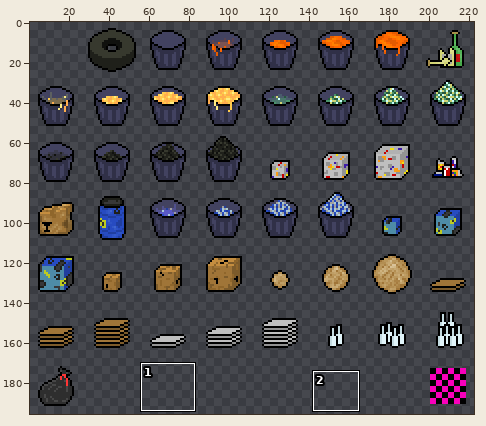
Sprite sheet -- assets/items.png. Above, an overview of the earlier version with the close-up marked.
Close-up. As it was:
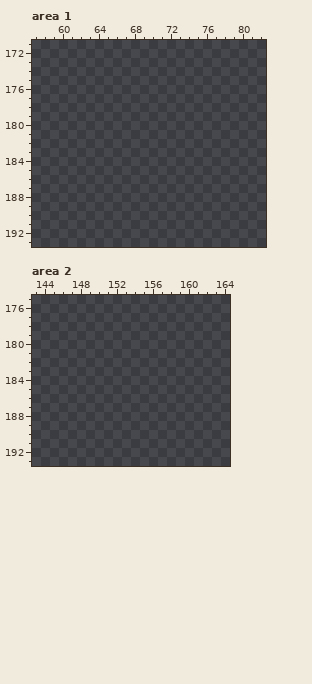
The file is 448x392 pixels, drawn in blocks of 2x2; one block is one cell here. Colours within 5 levels of each other are drawn and written as one. Shown: area 1: x 57..82, y 171..193; area 2: x 143..164, y 175..193. The wide view leaves out empty margins. The commit also changed other parts of the picture, which this record leaves out.
Palette (. is transparent): 
New version:
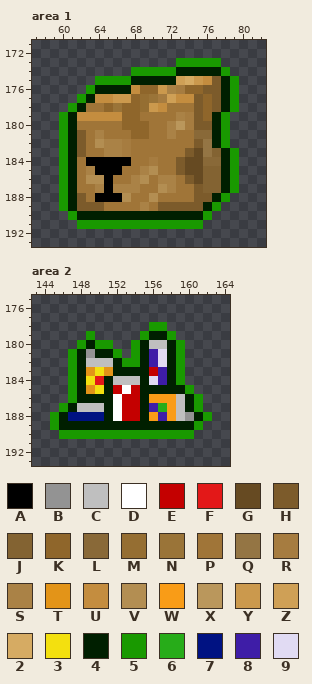
Colours new in this view: A #000000  B #939393  C #bfbfbf  D #ffffff  E #c40000  F #e31818  G #664a22  H #7c5b2b  J #836332  K #8f662b  L #896938  M #956e32  N #9a7438  P #a07538  Q #947544  R #a67c40  S #aa8246  T #e39418  U #c48d3f  V #b38e52  W #f99c17  X #ba975c  Y #cb994d  Z #cfa056  2 #d6ab63  3 #f3e00f  4 #001f00  5 #199900  6 #27ac19  7 #001282  8 #3e1da7  9 #e1dbf3
Edits made:
Changed rows in their new state; - is an unchanged pixel.
Area 1:
first column x 60:
173 -------------55555--
174 --------55555444445-
175 ----555544444Z2YUH45
176 ---54444UKKYSRKKHH45
177 --54UUYYKMNRZUUHKH45
178 -54PPKNKKMYUPPPHKH45
179 54UUUUUKKPPPPSRHK45-
180 54PPPPPKKKPPSXRHH45-
181 54HPSPPPKKPPSPPLL45-
182 54HPVSSRPPPPPPPHQ45-
183 54HPPSSRPPPPPPHGQJ45
184 54PAAAAAPPRPPHGGLL45
185 54PSAAAPPSVPPHGGJJ45
186 54PVVAPPSVPSSPHGJJ45
187 54PPSASSSPPVSPPHJJ45
188 54HPAAAVPPVPPPPHH45-
189 54HHHPPPPSPHHHHH45--
190 -5444444444444445---
191 --55555555555555----
Area 2:
first column x 145:
178 -----------55-----
179 ----5-----5445----
180 ---5455--54CC45---
181 --54B445-548945---
182 --54CCC45548945---
183 --54T3T4444E845---
184 --543F4CCC49845---
185 --54T34EDE444445--
186 --54444DEE4WWWC45-
187 -54CCC4DEE486WC45-
188 5477774DEE4W8WCB45
189 54444444444444445-
190 -555555555555555--
